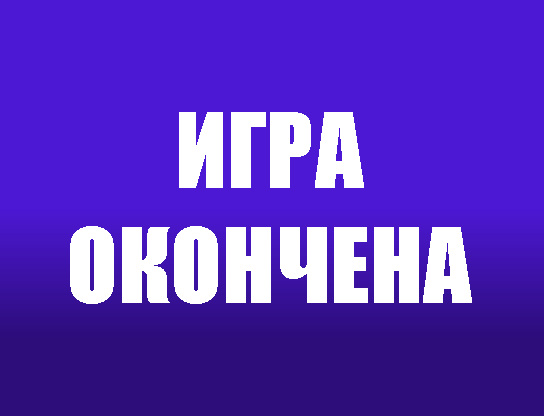
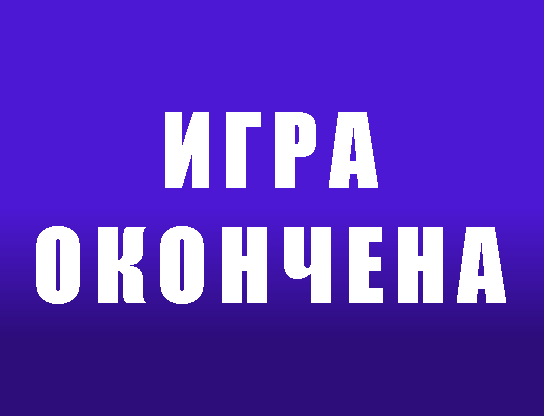
Layered file, before and after one edit (544×416). Changes by layer:
painted on "ИГРА ОКОНЧЕНА" over (36, 112, 506, 304)
